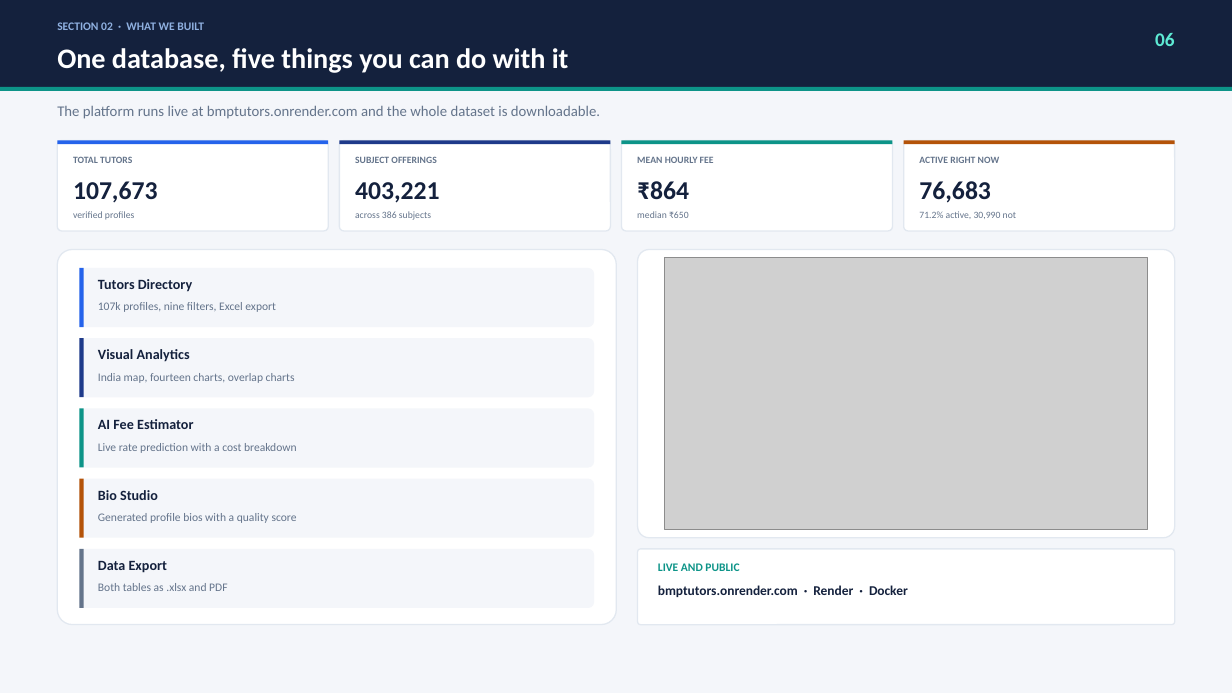
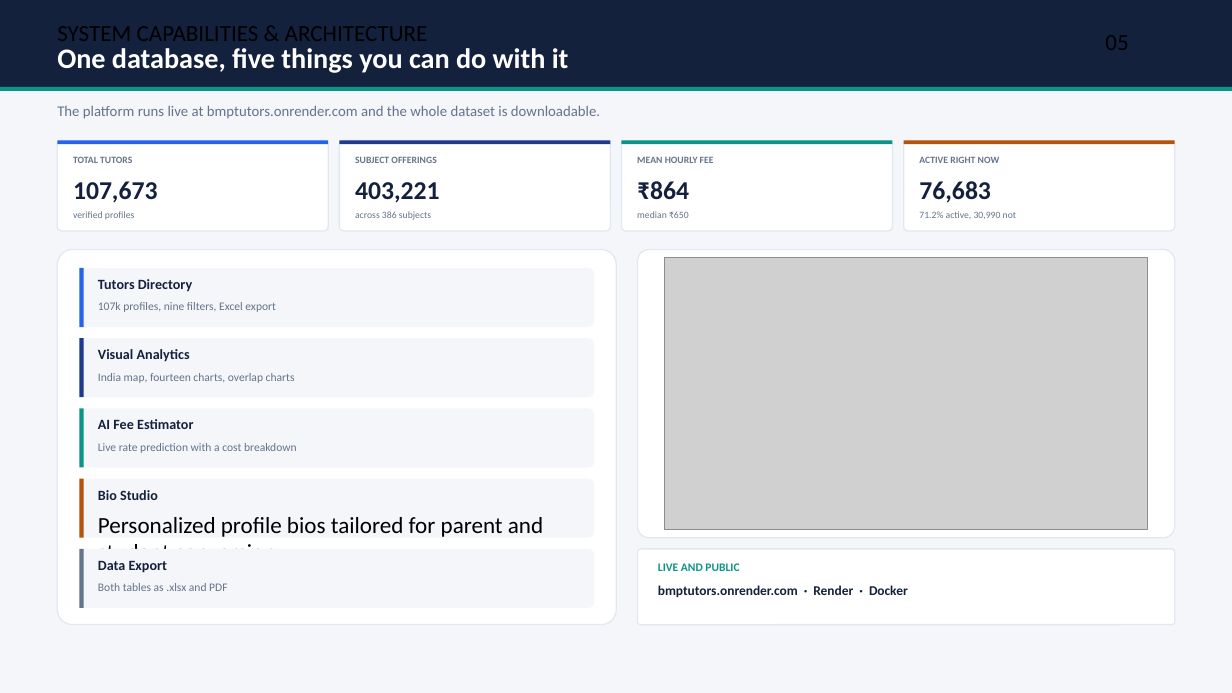
Before and after one commit to nilesh7757/BMPTUTORS, a slide deck: slide 5 of project_showcase_bundle/BMP_Tutors_Deck_Full.pptx (slide 6 before the commit). Drawn at 1232x693 pixels with LibreOffice and Linux fonts; fonts in the diff are those of the drawing; grey boxes stand for pictures. Boxes give left, top, right and bottom in pixels: in the first picture for what was removed or moved away, otherwise in the second. Text is boxed around its words. In the diff, an @@ line names an element or a change of style, - is before the commit and + after.

Commit message:
Refine deck: eliminate agenda slide, start directly with motivation, remove casual quotes and section tabs

```diff
--- a/project_showcase_bundle/BMP_Tutors_Deck_Full.pptx
+++ b/project_showcase_bundle/BMP_Tutors_Deck_Full.pptx
@@ text at <box>57,26,428,41</box>: text changed; size 9 to 18 pt; text colour #8FB0E0 to #000000; bold off @@
-SECTION 02 · WHAT WE BUILT
+SYSTEM CAPABILITIES & ARCHITECTURE
@@ text removed at <box>1155,33,1174,46</box> @@
-06
@@ text at <box>98,517,543,567</box>: text changed; size 9 to 18 pt; text colour #64748B to #000000 @@
-Generated profile bios with a quality score
+Personalized profile bios tailored for parent and student conversion
```
Also in this commit, not shown: 15 other slides changed, 1 slide removed, 3 other files.
